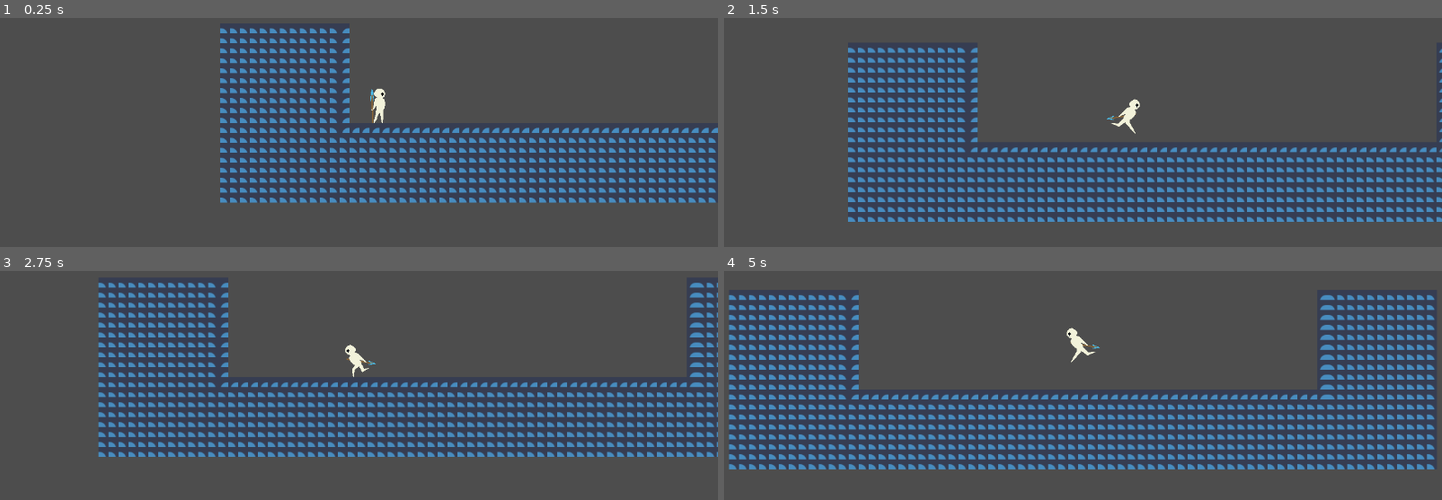
Above: before the commit, frames 1-4 (two rows, left to right).
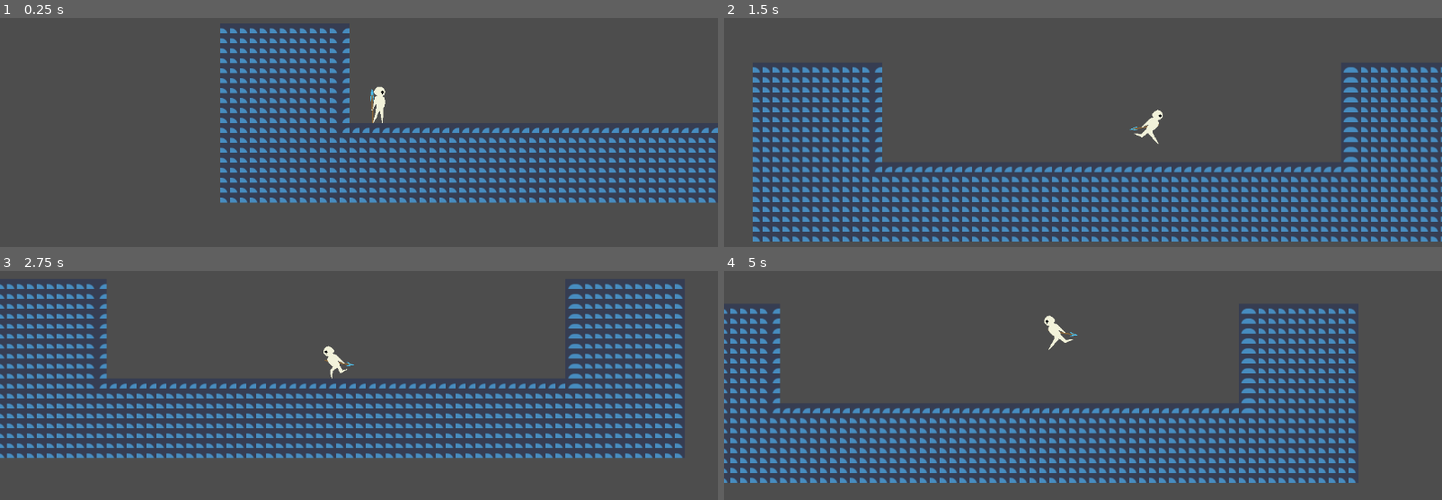
Above: after the commit, the same moments.

Repository: dittonjs/soul-singularity
Game: Godot game, scene res://scenes/test_level.tscn
The game is run twice, just before and just after one commit, with the same random seed, the same clock (stepped at 60 frames per second) and the same inputs. The engine's default icon, where the game draws it, is replaced by a stand-in: a white triangle on a blue panel in a dark square.
Inputs:
- Up to frame 1 (0.25 s): no input
- Up to frame 2 (1.5 s): tap Enter at 0.5 s; hold Right (ui_right) from 0.53 s (still down); tap Up (ui_up) at 0.6, 0.77, 1.07, 1.35 s
- Up to frame 3 (2.75 s): tap Up (ui_up) at 1.52, 1.82, 2.1 s; release Right (ui_right) at 2.03 s; hold Left (ui_left) from 2.03 s (still down)
- Up to frame 4 (5 s): release Left (ui_left) at 2.78 s; hold Right (ui_right) 2.78-4.28 s; tap Up (ui_up) at 2.85, 3.02, 3.32, 3.6, 3.77, 4.07, 4.35, 4.52, 4.82 s; hold Left (ui_left) from 4.28 s (still down)

The runs differ from the first frame. In frame 1, less than 0.1% of the frame differs, in the area x 51-54%, y 29-46%; in frame 2, 23%; in frame 3, 22%; in frame 4, 28%, in the area x 0-99%, y 10-93%.

Commit message:
adds jump animation

Diff:
--- a/scenes/player.tscn
+++ b/scenes/player.tscn
@@ -10,6 +10,18 @@
 [sub_resource type="AtlasTexture" id="AtlasTexture_qhqgy"]
 atlas = ExtResource("1_3vyb7")
 region = Rect2(64, 0, 64, 64)
+
+[sub_resource type="AtlasTexture" id="AtlasTexture_ur7pv"]
+atlas = ExtResource("1_3vyb7")
+region = Rect2(512, 0, 64, 64)
+
+[sub_resource type="AtlasTexture" id="AtlasTexture_y4r1p"]
+atlas = ExtResource("1_3vyb7")
+region = Rect2(576, 0, 64, 64)
+
+[sub_resource type="AtlasTexture" id="AtlasTexture_d2wvv"]
+atlas = ExtResource("1_3vyb7")
+region = Rect2(448, 0, 64, 64)
 
 [sub_resource type="AtlasTexture" id="AtlasTexture_dqkch"]
 atlas = ExtResource("1_3vyb7")
@@ -46,6 +58,30 @@
 }, {
 "frames": [{
 "duration": 1.0,
+"texture": SubResource("AtlasTexture_ur7pv")
+}],
+"loop": true,
+"name": &"jump_apex",
+"speed": 5.0
+}, {
+"frames": [{
+"duration": 1.0,
+"texture": SubResource("AtlasTexture_y4r1p")
+}],
+"loop": true,
+"name": &"jump_freefall",
+"speed": 5.0
+}, {
+"frames": [{
+"duration": 1.0,
+"texture": SubResource("AtlasTexture_d2wvv")
+}],
+"loop": true,
+"name": &"jump_up",
+"speed": 5.0
+}, {
+"frames": [{
+"duration": 1.0,
 "texture": SubResource("AtlasTexture_dqkch")
 }, {
 "duration": 1.0,
@@ -75,9 +111,8 @@
 texture_filter = 1
 position = Vector2(32, 32)
 sprite_frames = SubResource("SpriteFrames_ur7pv")
-animation = &"idle"
+animation = &"jump_freefall"
 autoplay = "idle"
-frame_progress = 0.77136695
 
 [node name="CollisionShape2D" type="CollisionShape2D" parent="."]
 position = Vector2(31, 36)
--- a/scripts/player.gd
+++ b/scripts/player.gd
@@ -1,39 +1,58 @@
 extends CharacterBody2D
 
-var GRAVITY = 1000.0
-const WALK_SPEED = 200
-var released = false
+class_name Player
+
+var GRAVITY := 1000.0
+const WALK_SPEED := 200
+var released := false
+var state: PlayerState
+var state_factory: PlayerStateFactory
+
 @onready var animated_sprite_2d: AnimatedSprite2D = $AnimatedSprite2D
 
+func _ready() -> void:
+    state_factory = PlayerStateFactory.new()
+    change_state("idle")
+
 func _physics_process(delta):
-	if not is_on_floor():
-		velocity.y += delta * GRAVITY
+    if not is_on_floor():
+        velocity.y += delta * GRAVITY
 
 
-	if not is_on_floor() and velocity.y > 0:
-		GRAVITY = 1800
+    if not is_on_floor() and velocity.y > 0:
+        GRAVITY = 1800
 
-	if is_on_floor():
-		GRAVITY = 1000
-		released = false
-	if is_on_floor() and Input.is_action_just_pressed("ui_up"):
-		velocity.y -= 500
+    if is_on_floor():
+        GRAVITY = 1000
+        released = false
+    if is_on_floor() and Input.is_action_just_pressed("ui_up"):
+        velocity.y -= 500
 
-	if !is_on_floor() and Input.is_action_just_released("ui_up") and velocity.y < 0 && !released:
-		velocity.y = -150
-		released = true
+    if !is_on_floor() and Input.is_action_just_released("ui_up") and velocity.y < 0 && !released:
+        velocity.y = -150
+        released = true
 
-	if Input.is_action_pressed("ui_left"):
-		animated_sprite_2d.flip_h = true
-		animated_sprite_2d.play("run")
-		velocity.x = -WALK_SPEED
-	elif Input.is_action_pressed("ui_right"):
-		animated_sprite_2d.flip_h = false
-		animated_sprite_2d.play("run")
-		velocity.x =  WALK_SPEED
-	else:
-		animated_sprite_2d.play("idle")
-		velocity.x = 0
+    if Input.is_action_pressed("ui_left"):
+        animated_sprite_2d.flip_h = true
+        animated_sprite_2d.play("run")
+        velocity.x = -WALK_SPEED
+    elif Input.is_action_pressed("ui_right"):
+        animated_sprite_2d.flip_h = false
+        animated_sprite_2d.play("run")
+        velocity.x =  WALK_SPEED
+    else:
+        animated_sprite_2d.play("idle")
+        velocity.x = 0
 
-	# "move_and_slide" already takes delta time into account.
-	move_and_slide()
+
+    # "move_and_slide" already takes delta time into account.
+    move_and_slide()
+
+
+func change_state(new_state_name: String):
+    if state != null:
+        state.queue_free()
+    state = state_factory.get_state(new_state_name).new()
+    state.setup(Callable(self, "change_state"), animated_sprite_2d, self)
+    state.name = "current_state"
+    add_child(state)
--- /dev/null
+++ b/scripts/player_states/idle_state.gd
@@ -0,0 +1,28 @@
+extends PlayerState
+
+class_name IdleState
+
+
+func _ready():
+    animated_sprite.play("idle")
+
+func _flip_direction():
+    animated_sprite.flip_h = not animated_sprite.flip_h
+
+func move_left():
+    if animated_sprite.flip_h:
+        change_state.call("run")
+    else:
+        _flip_direction()
+
+func move_right():
+    if not animated_sprite.flip_h:
+        change_state.call("run")
+    else:
+        _flip_direction()
+
+func jump():
+    change_state.call("jump")
+
+func freefall():
+    change_state.call("freefall")
--- /dev/null
+++ b/scripts/player_states/jump_apex_state.gd
@@ -0,0 +1,3 @@
+extends PlayerState
+
+class_name JumpApexState
--- /dev/null
+++ b/scripts/player_states/jump_freefall_state.gd
@@ -0,0 +1,3 @@
+extends PlayerState
+
+class_name JumpFreefallState
--- /dev/null
+++ b/scripts/player_states/jump_up_state.gd
@@ -0,0 +1,3 @@
+extends PlayerState
+
+class_name JumpUpState
--- /dev/null
+++ b/scripts/player_states/player_state.gd
@@ -0,0 +1,40 @@
+extends Node2D
+
+class_name PlayerState
+
+var change_state: Callable
+var animated_sprite: AnimatedSprite2D
+var player: Player
+var velocity = 0
+
+func _physics_process(_delta):
+    player.move_and_slide()
+
+func setup(change_state: Callable, animated_sprite: AnimatedSprite2D, player: Player):
+    self.change_state = change_state
+    self.animated_sprite = animated_sprite
+    self.player = player
+
+func move_left():
+    pass
+
+func move_right():
+    pass
+
+func jump():
+    pass
+
+func apex():
+    pass
+
+func freefall():
+    pass
+
+func attack():
+    pass
+
+func take_damage():
+    pass
+
+func grounded():
+    pass
--- /dev/null
+++ b/scripts/player_states/player_state_factory.gd
@@ -0,0 +1,15 @@
+class_name PlayerStateFactory
+
+
+var states
+
+func _init():
+    states = {
+        "idle": IdleState,
+}
+
+func get_state(state_name):
+    if states.has(state_name):
+        return states.get(state_name)
+    else:
+        printerr("No state ", state_name, " in state factory!")
--- /dev/null
+++ b/scripts/player_states/run_state.gd
@@ -0,0 +1,3 @@
+extends PlayerState
+
+class_name RunState
Binary file changed: assets/main-character.aseprite
Binary file changed: assets/main-character.png
Not shown: 1 places in scenes/player.tscn that only renumber resources
Not shown, added: scripts/player_states/idle_state.gd.uid
Not shown, added: scripts/player_states/jump_apex_state.gd.uid
Not shown, added: scripts/player_states/jump_freefall_state.gd.uid
Not shown, added: scripts/player_states/jump_up_state.gd.uid
Not shown, added: scripts/player_states/player_state.gd.uid
Not shown, added: scripts/player_states/player_state_factory.gd.uid
Not shown, added: scripts/player_states/run_state.gd.uid
